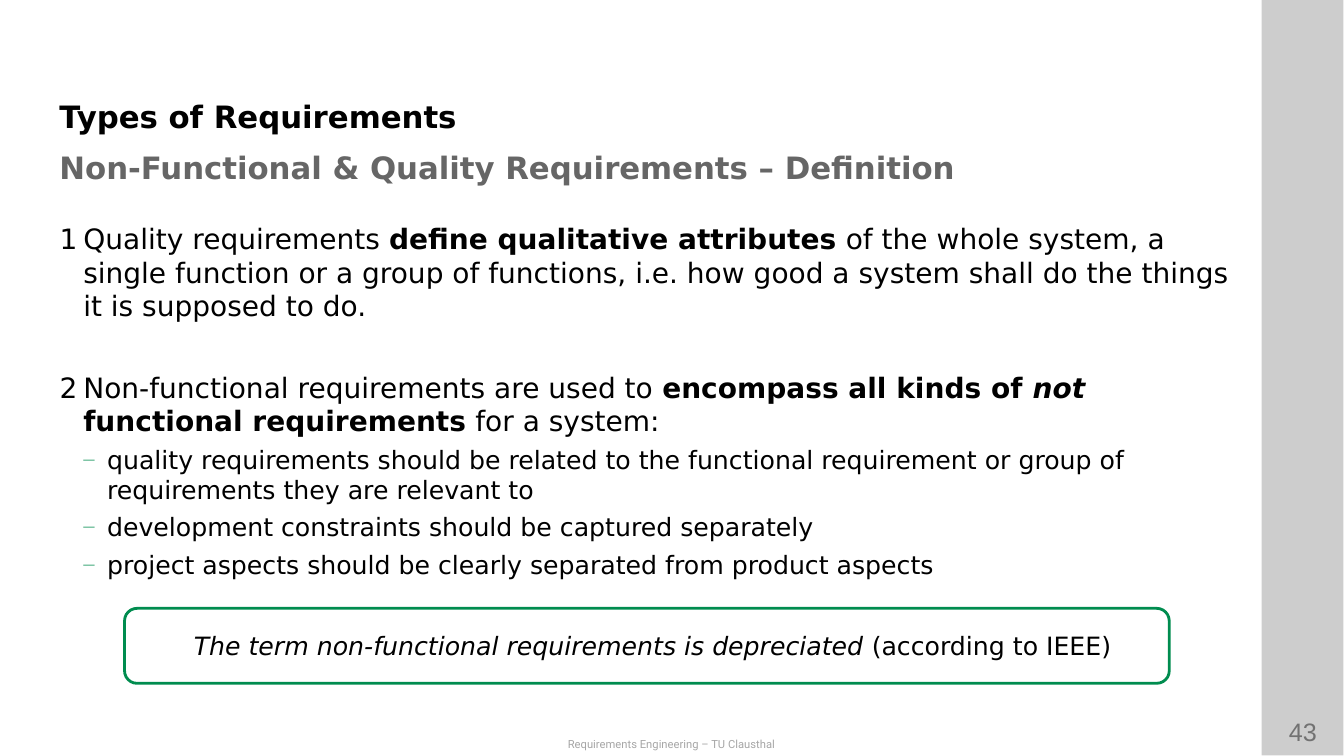
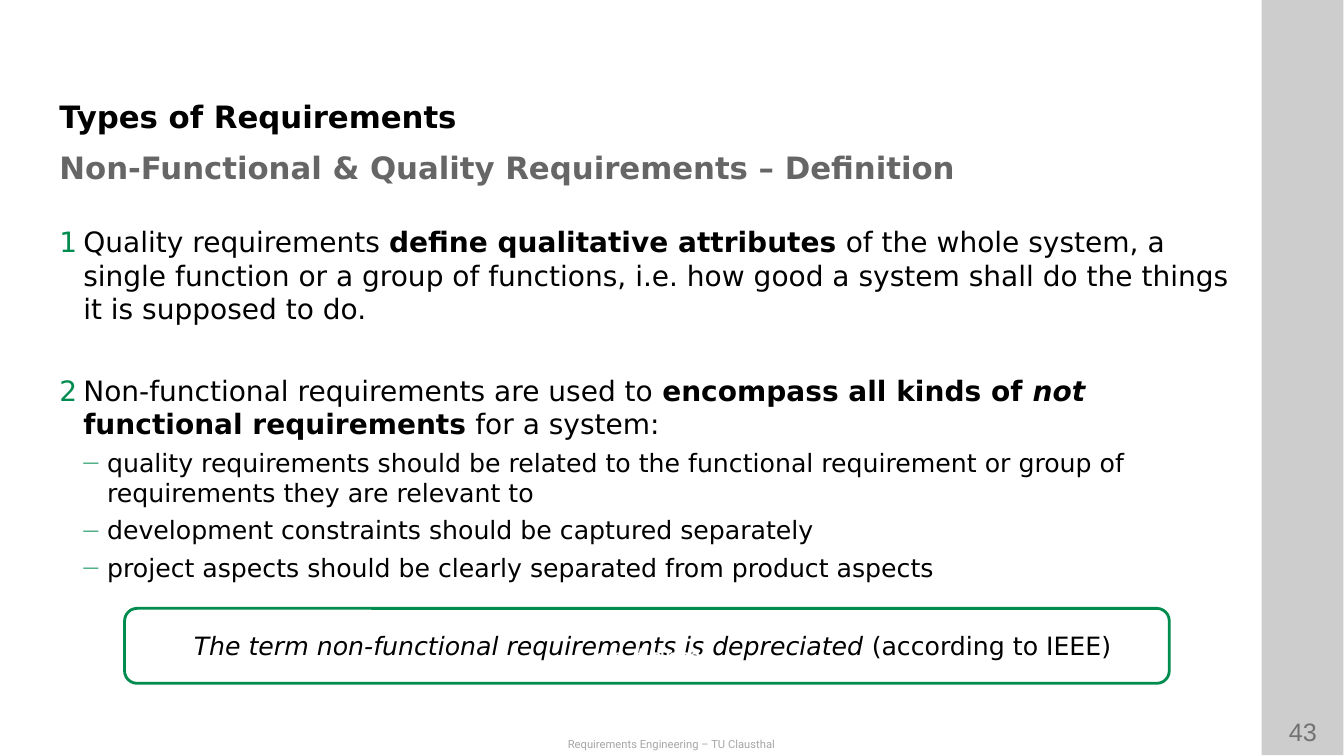
Before and after one commit to ETCE-LAB/teaching-material, a slide deck: slide 43 of Requirements-Engineering/RE-L02-System-Context-Boundaries-and-Types-of-Requirements.pptx. Drawn at 1344x756 pixels with LibreOffice and Linux fonts; fonts in the diff are those of the drawing; background and template pictures are left out. Boxes give left, top, right and bottom in pixels: in the first picture for what was removed or moved away, otherwise in the second. Text is boxed around its words. In the diff, an @@ line names an element or a change of style, - is before the commit and + after.

```diff
--- a/Requirements-Engineering/RE-L02-System-Context-Boundaries-and-Types-of-Requirements.pptx
+++ b/Requirements-Engineering/RE-L02-System-Context-Boundaries-and-Types-of-Requirements.pptx
@@ text at <box>83,230,1229,583</box>: bullet colour #000000 to #008C4F @@
@@ text at <box>591,646,702,656</box>: paragraph added @@
+he term
```
Also in this commit, not shown: 17 other slides changed, 1 other file.
